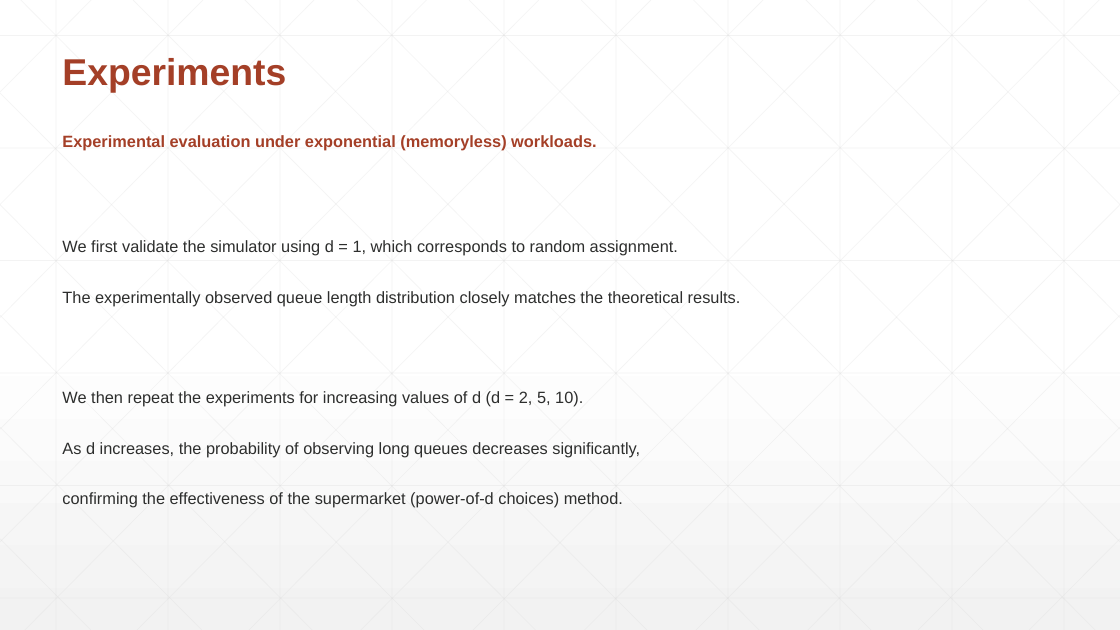
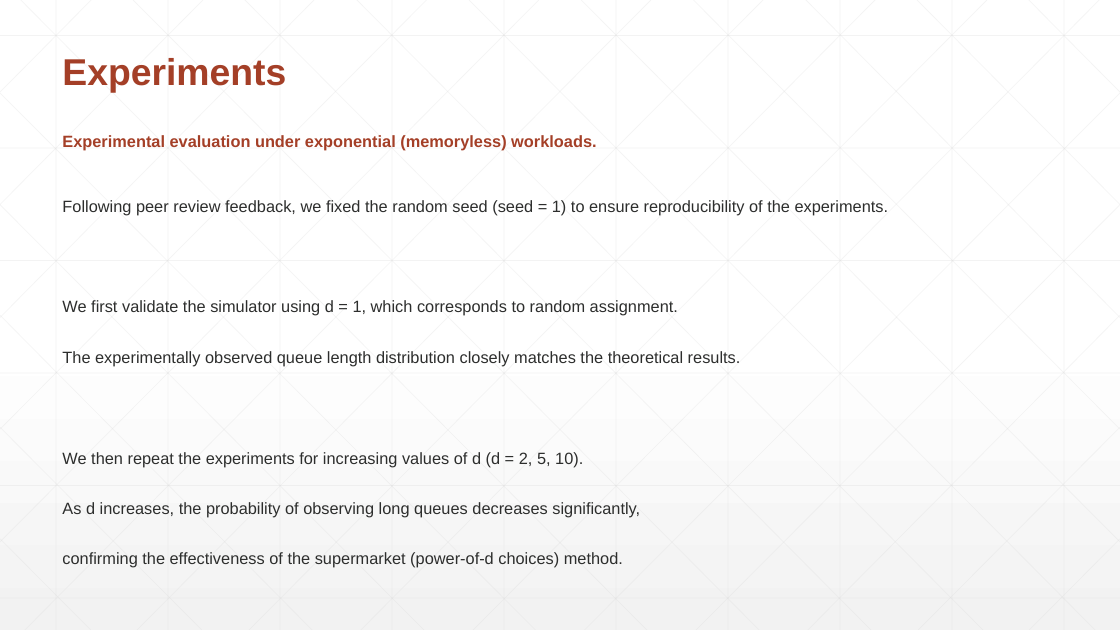
Before and after one commit to Argon2002/DC_Assignment1, a slide deck: slide 3 of Assignment 1.pptx. Drawn at 1120x630 pixels with LibreOffice and Linux fonts; fonts in the diff are those of the drawing. Boxes give left, top, right and bottom in pixels: in the first picture for what was removed or moved away, otherwise in the second. Text is boxed around its words. In the diff, an @@ line names an element or a change of style, - is before the commit and + after.

Commit message:
fixing seed problem mentioned in the peer review

```diff
--- a/Assignment 1.pptx
+++ b/Assignment 1.pptx
@@ text at <box>62,200,889,215</box>: paragraph added @@
+Following peer review feedback, we fixed the random seed (seed = 1) to ensure reproducibility of the experiments.
```
Also in this commit, not shown: 2 slides added, 7 other files.
